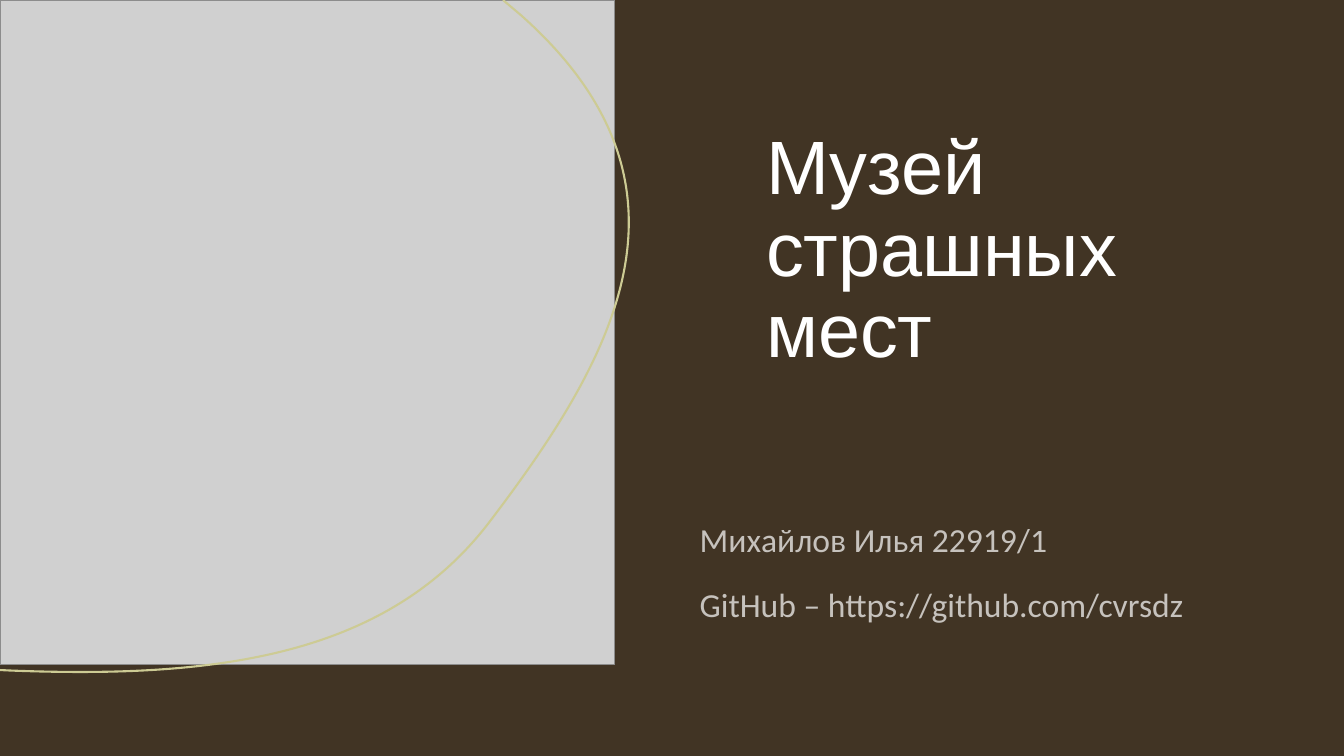
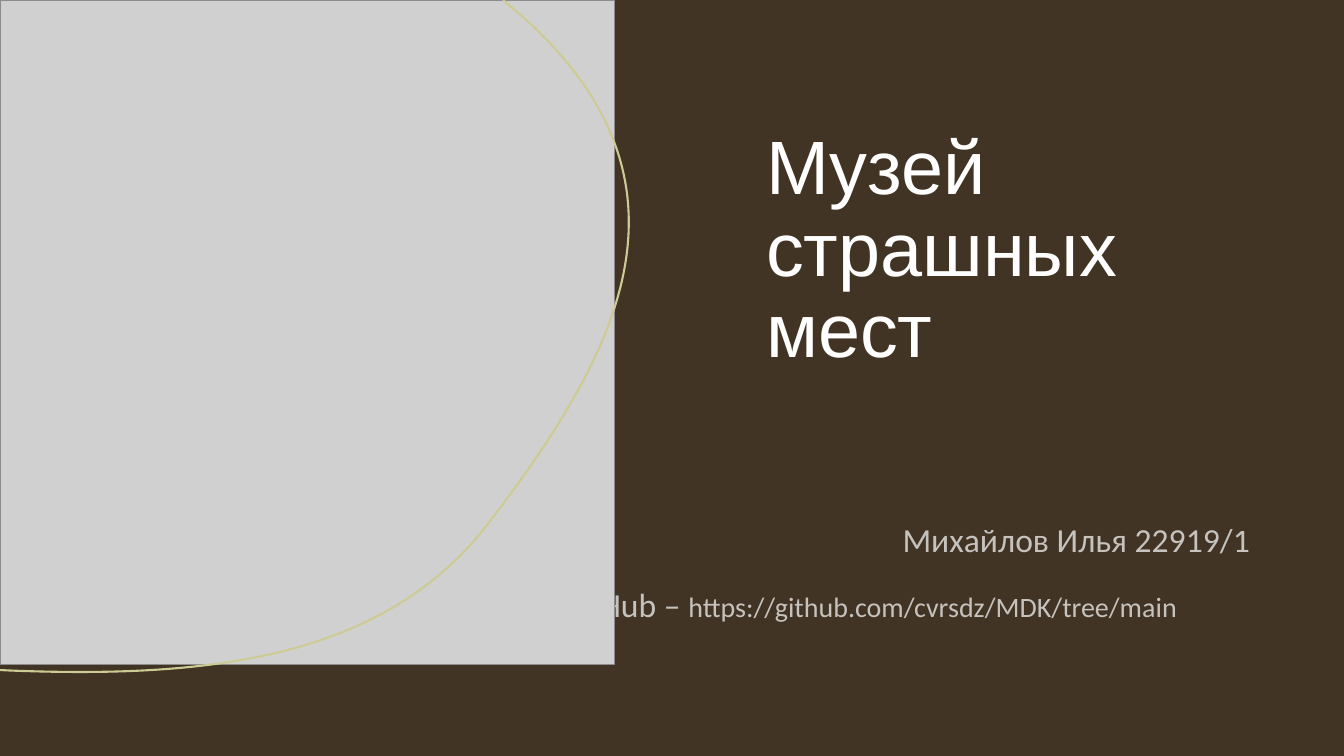
Before and after one commit to cvrsdz/MDK, a slide deck: slide 1 of документы/Выступление/Музей страшных мест.pptx. Drawn at 1344x756 pixels with LibreOffice and Linux fonts; fonts in the diff are those of the drawing; grey boxes stand for pictures. Boxes give left, top, right and bottom in pixels: in the first picture for what was removed or moved away, otherwise in the second. Text is boxed around its words. In the diff, an @@ line names an element or a change of style, - is before the commit and + after.

```diff
--- a/документы/Выступление/Музей страшных мест.pptx
+++ b/документы/Выступление/Музей страшных мест.pptx
@@ subtitle "Михайлов Илья 22919/1": place and size @@
-subtitle "Михайлов Илья 22919/1" at bbox=[700, 529, 1183, 623]
+subtitle "Михайлов Илья 22919/1" at bbox=[560, 529, 1250, 625]
@@ subtitle at bbox=[903, 529, 1250, 554]: alignment left to right @@
@@ subtitle at bbox=[560, 589, 1176, 625]: text changed; size 24 to 20 pt @@
-GitHub – https://github.com/cvrsdz
+GitHub – https://github.com/cvrsdz/MDK/tree/main
```
Also in this commit, not shown: 1 other slide changed.
